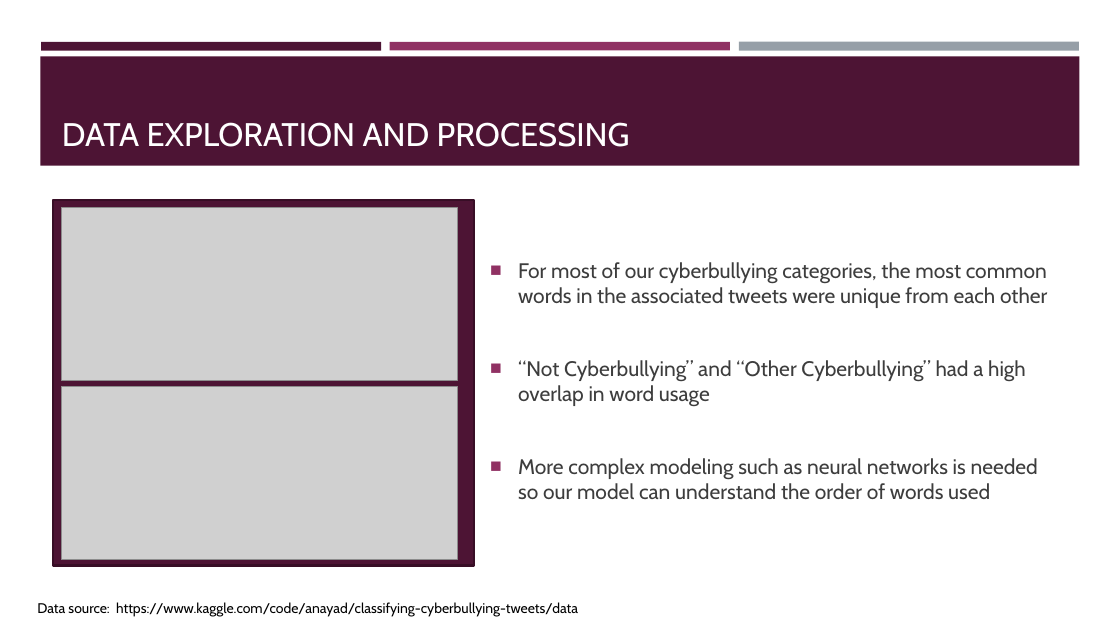
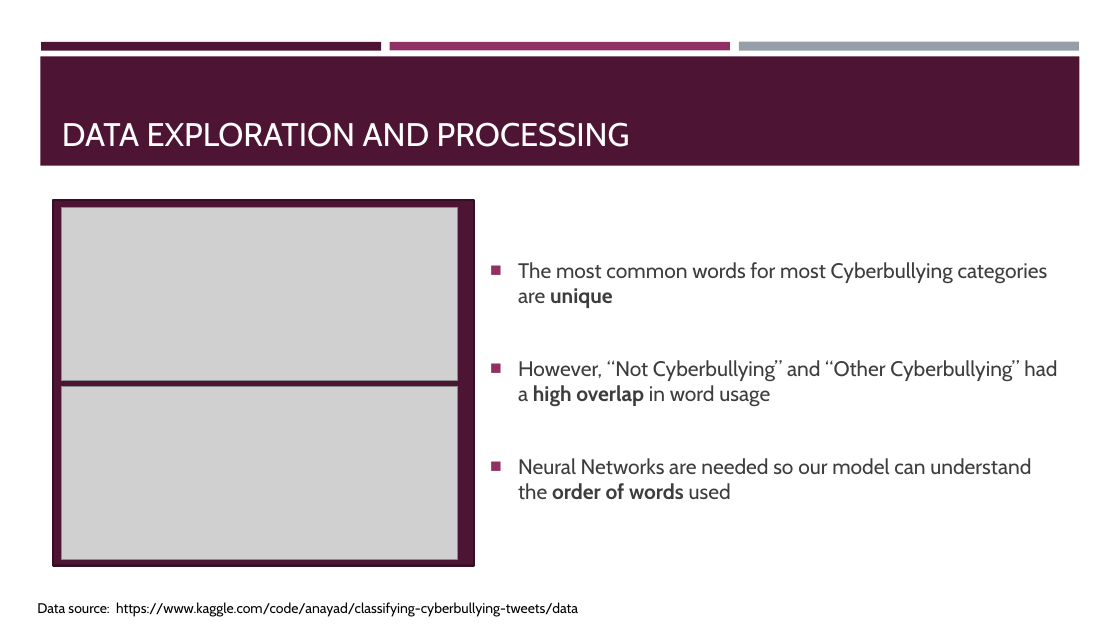
Before and after one commit to sabinabains/dsc-phase-4-project, a slide deck: slide 5 of dsc-phase-4-project-presentation 8.1.pptx. Drawn at 1120x630 pixels with LibreOffice and Linux fonts; fonts in the diff are those of the drawing; grey boxes stand for pictures. Boxes give left, top, right and bottom in pixels: in the first picture for what was removed or moved away, otherwise in the second. Text is boxed around its words. In the diff, an @@ line names an element or a change of style, - is before the commit and + after.

```diff
--- a/dsc-phase-4-project-presentation 8.1.pptx
+++ b/dsc-phase-4-project-presentation 8.1.pptx
@@ text at <box>518,262,1057,499</box>: text changed @@
-■ For most of our cyberbullying categories, the most common words in the associated tweets were unique from each other
-■ “Not Cyberbullying” and “Other Cyberbullying” had a high overlap in word usage
-■ More complex modeling such as neural networks is needed so our model can understand the order of words used
+■ The most common words for most Cyberbullying categories are unique
+■ However, “Not Cyberbullying” and “Other Cyberbullying” had a high overlap in word usage
+■ Neural Networks are needed so our model can understand the order of words used
```
Also in this commit, not shown: 5 other slides changed, 6 other files.
